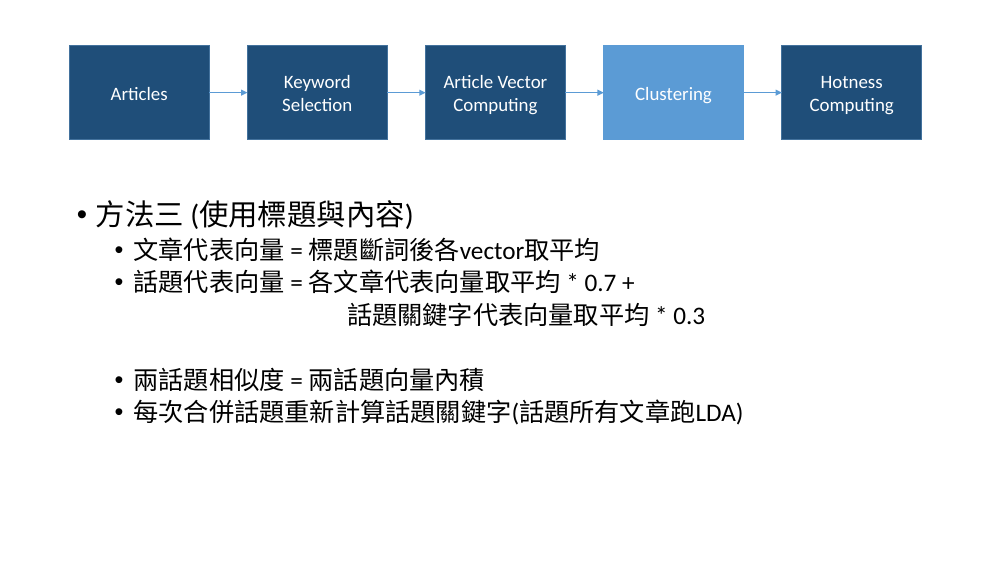
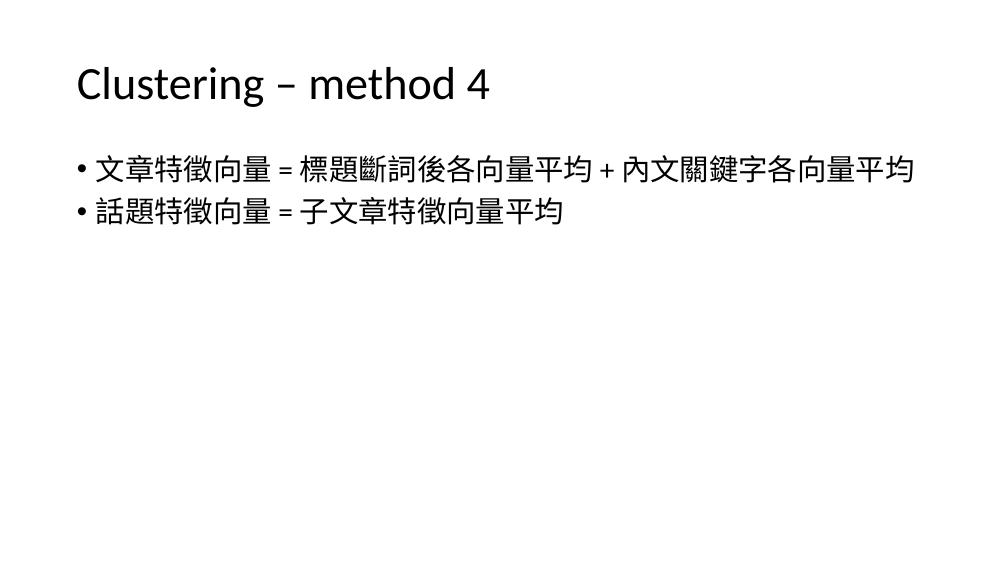
Before and after one commit to ZhongTing/HotTopicDetection, a slide deck: slide 16 of Hot-Topic-Detection.pptx. Drawn at 1008x567 pixels with LibreOffice and Linux fonts; fonts in the diff are those of the drawing. Boxes give left, top, right and bottom in pixels: in the first picture for what was removed or moved away, otherwise in the second. Text is boxed around its words. In the diff, an @@ line names an element or a change of style, - is before the commit and + after.

```diff
--- a/Hot-Topic-Detection.pptx
+++ b/Hot-Topic-Detection.pptx
@@ rectangle removed at [70,45,209,140] @@
-Articles
@@ rectangle removed at [247,45,387,140] @@
-Keyword
-Selection
@@ rectangle removed at [426,45,566,140] @@
-Article Vector
-Computing
@@ rectangle removed at [604,45,744,140] @@
-Clustering
@@ rectangle removed at [782,45,922,140] @@
-Hotness Computing
@@ title added at [77,67,490,107], 44 pt, text #000000 @@
+Clustering – method 4
@@ arrow removed from (209, 93) to (247, 93) @@
@@ arrow removed from (387, 93) to (426, 93) @@
@@ arrow removed from (566, 93) to (604, 93) @@
@@ arrow removed from (743, 93) to (782, 93) @@
@@ text at [96,155,915,225]: text changed; size 24 to 28 pt @@
-• 方法三 (使用標題與內容)
-  • 文章代表向量 = 標題斷詞後各vector取平均
-  • 話題代表向量 = 各文章代表向量取平均 * 0.7 +
-  話題關鍵字代表向量取平均 * 0.3
-  • 兩話題相似度 = 兩話題向量內積
-  • 每次合併話題重新計算話題關鍵字(話題所有文章跑LDA)
+• 文章特徵向量 = 標題斷詞後各向量平均 + 內文關鍵字各向量平均
+• 話題特徵向量 = 子文章特徵向量平均
```
Also in this commit, not shown: 4 other slides changed, 1 slide added, 1 slide removed, 5 other files.
